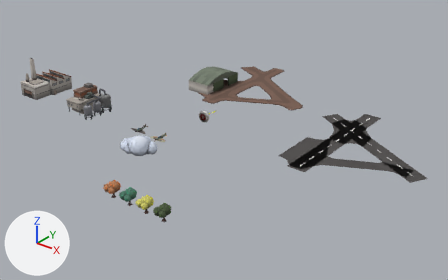
The Blender file quadset1.blend: old version first, new version second.
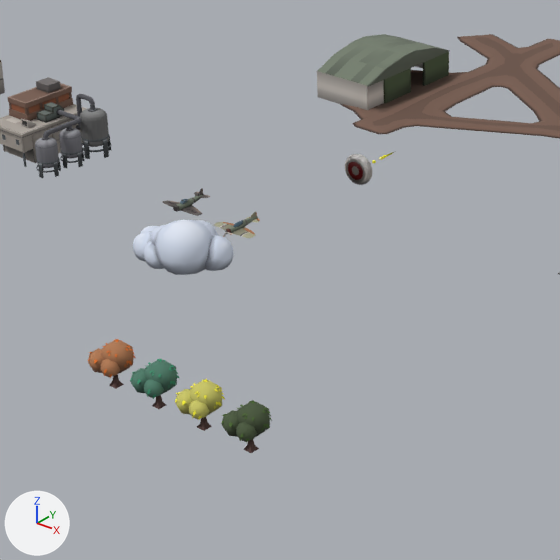
Each version appears first whole from a 50 mm lens placed at (41.5, -38.3, 27.9), pointed at (3.3, 9.4, -1.7), and next in a close-up on the part from 16% to 62% of the width and 19% to 94% of the height. The axes (+X, +Y, +Z) are drawn at lower left. The lights are the same throughout.

Script lines for the objects in view, before the commit:
```python
ob_cloud_001 = bpy.data.objects.new('cloud.001', me_cloud_001)
ob_cloud_001.location = (0.0, 0.0, 0.0)
ob_fighter_plane_1 = bpy.data.objects.new('fighter-plane-1', me_fighter_plane_1)
ob_fighter_plane_1.location = (0.03, 3.0, 0.0)
ob_fighter_plane_1.rotation_euler = (0.0, 0.000301, 0.0)  # degrees (0, 0, 0)
ob_fighter_plane_2 = bpy.data.objects.new('fighter-plane-2', me_fighter_plane_2)
ob_fighter_plane_2.location = (-3.0, 3.0, 0.0)
ob_leaftree_1_001 = bpy.data.objects.new('leaftree-1.001', me_leaftree_2)
ob_leaftree_1_001.location = (9.0, -8.0, 0.0)
# also in view: 'Plane.004' at (-5.3, 18.1, 1.0); 'target-1' at (0.0, 10.0, 0.0); 'refinery-1' at (-11.1, 3.1, 1.3); 'leaftree-1.002' at (6.9, -8.0, 0.7); 'leaftree-1.003' at (4.9, -8.0, 0.7)
```
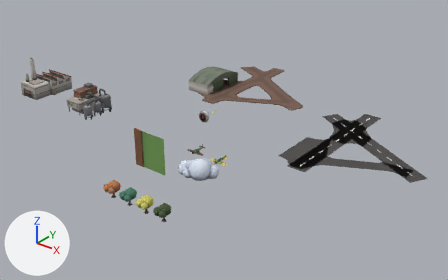
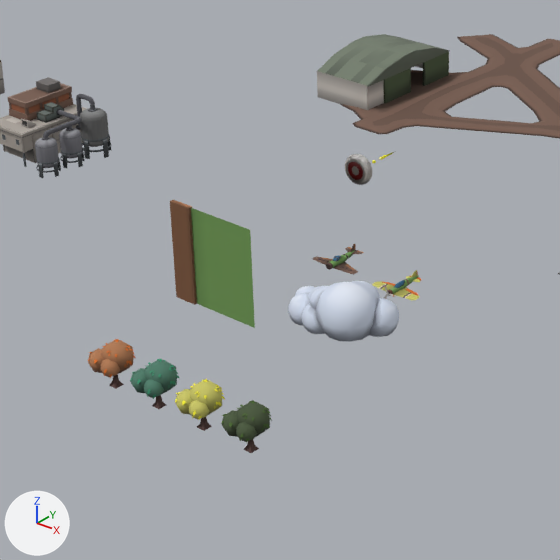
The change, as a diff of the scene's bpy script:
```diff
--- a/quadset1.blend.py
+++ b/quadset1.blend.py
@@ me_ui_border @@
+me_ui_border.from_pydata(...)  # 416 vertices, 365 faces; spans x -0.5..3.5, y -0.15..0.15, z -1.95..2.05
+me_ui_border.materials.append(mat_material)  # picture img_palette_png
@@ ob_fighter_plane_1 @@
 ob_fighter_plane_1 = bpy.data.objects.new('fighter-plane-1', me_fighter_plane_1)
-ob_fighter_plane_1.location = (0.03, 3.0, 0.0)
+ob_fighter_plane_1.location = (8.03, 3.0, 0.0)
 ob_fighter_plane_1.rotation_euler = (0.0, 0.000301, 0.0)  # degrees (0, 0, 0)
@@ ob_fighter_plane_2 @@
 ob_fighter_plane_2 = bpy.data.objects.new('fighter-plane-2', me_fighter_plane_2)
-ob_fighter_plane_2.location = (-3.0, 3.0, 0.0)
+ob_fighter_plane_2.location = (5.0, 3.0, 0.0)
 _m = ob_fighter_plane_2.modifiers.new('Mirror', 'MIRROR')
@@ ob_cloud_001 @@
 ob_cloud_001 = bpy.data.objects.new('cloud.001', me_cloud_001)
-ob_cloud_001.location = (0.0, 0.0, 0.0)
+ob_cloud_001.location = (8.0, 0.0, 0.0)
@@ ob_ui_border @@
+ob_ui_border = bpy.data.objects.new('ui-border', me_ui_border)
+ob_ui_border.location = (0.0, 0.0, 0.0)
```

What differs and where, as boxes (x1, y1, x2, y2) in the close-ups (560 x 560 px):
'cloud.001', moved: before (133, 220, 233, 275); after (288, 281, 399, 342)
'ui-border', added: after (170, 200, 255, 328)
'fighter-plane-1', moved: before (214, 212, 260, 238); after (372, 270, 421, 300)
'fighter-plane-2', moved: before (162, 188, 210, 216); after (313, 244, 364, 275)
'propeller-blade-1', moved (not visible before): after (389, 294, 396, 297)
'propeller-blade-3', moved (not visible before): after (383, 284, 388, 293)
